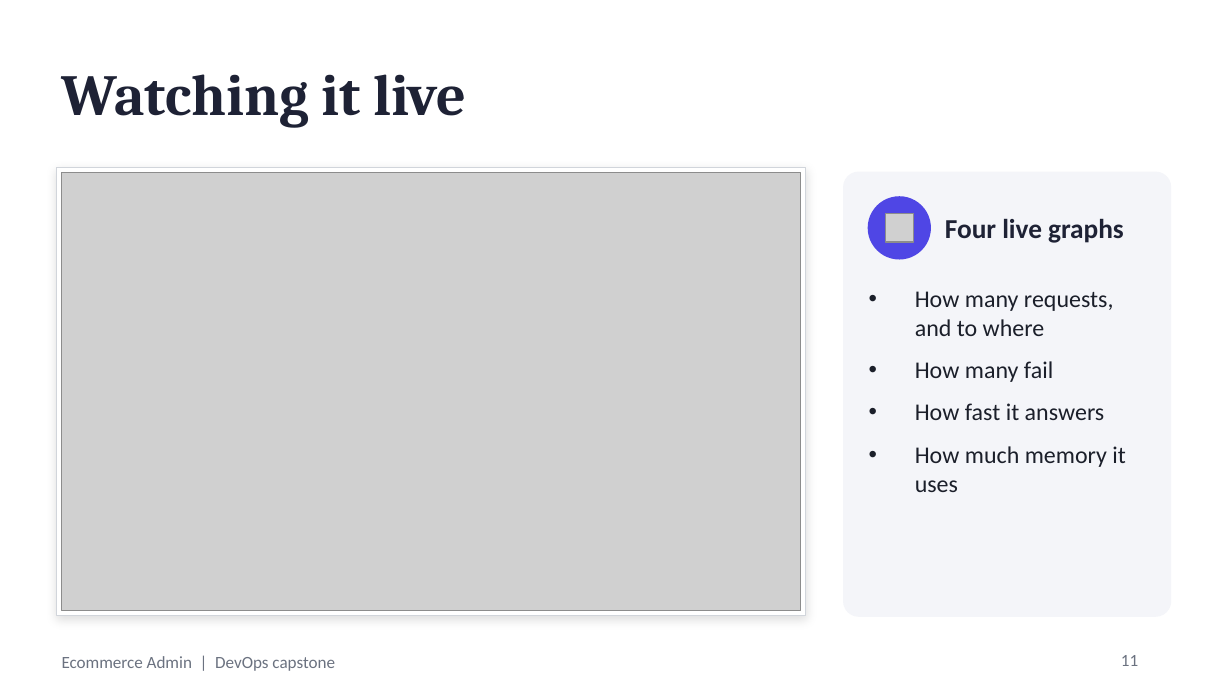
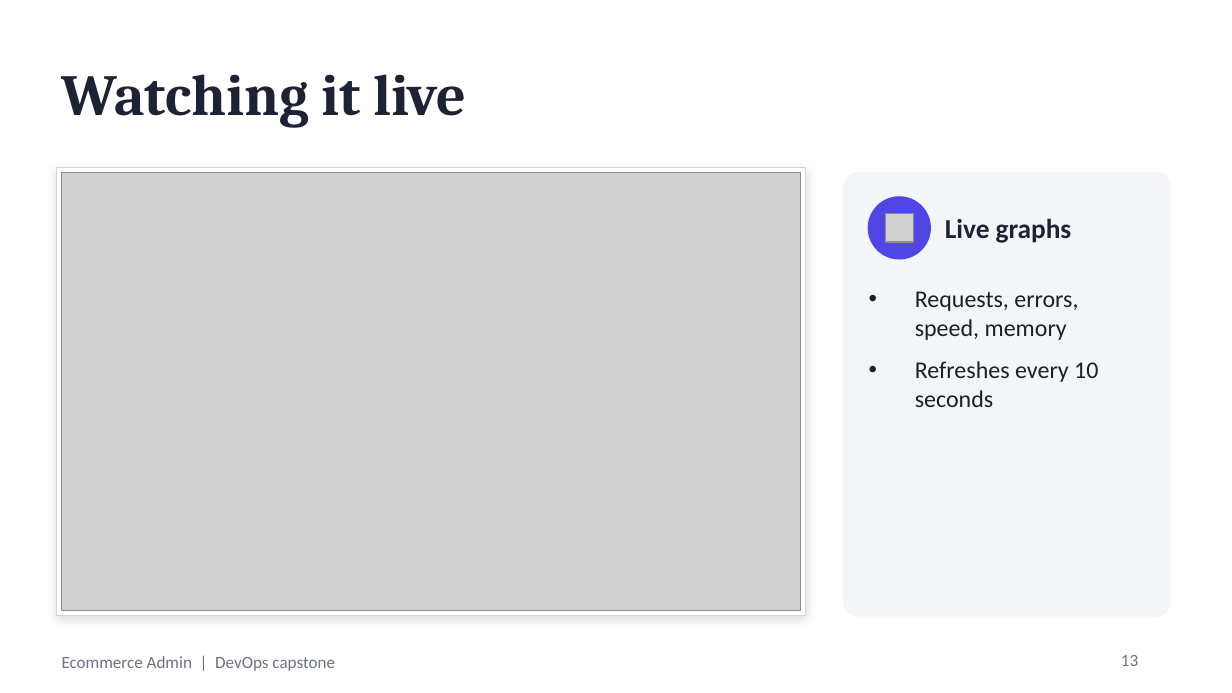
Before and after one commit to CRIMSONHydra/Devops-capstone, a slide deck: slide 13 of Ecommerce-Admin-DevOps-Capstone.pptx (slide 11 before the commit). Drawn at 1232x693 pixels with LibreOffice and Linux fonts; fonts in the diff are those of the drawing; grey boxes stand for pictures. Boxes give left, top, right and bottom in pixels: in the first picture for what was removed or moved away, otherwise in the second. Text is boxed around its words. In the diff, an @@ line names an element or a change of style, - is before the commit and + after.

```diff
--- a/Ecommerce-Admin-DevOps-Capstone.pptx
+++ b/Ecommerce-Admin-DevOps-Capstone.pptx
@@ text at box(945, 218, 1072, 243): text changed @@
-Four live graphs
+Live graphs
@@ text at box(915, 291, 1098, 407): text changed @@
-• How many requests, and to where
-• How many fail
-• How fast it answers
-• How much memory it uses
+• Requests, errors, speed, memory
+• Refreshes every 10 seconds
@@ page number at box(1121, 655, 1138, 666): text changed @@
-11
+13
```
Also in this commit, not shown: 11 other slides changed, 2 slides added, 3 other files.
